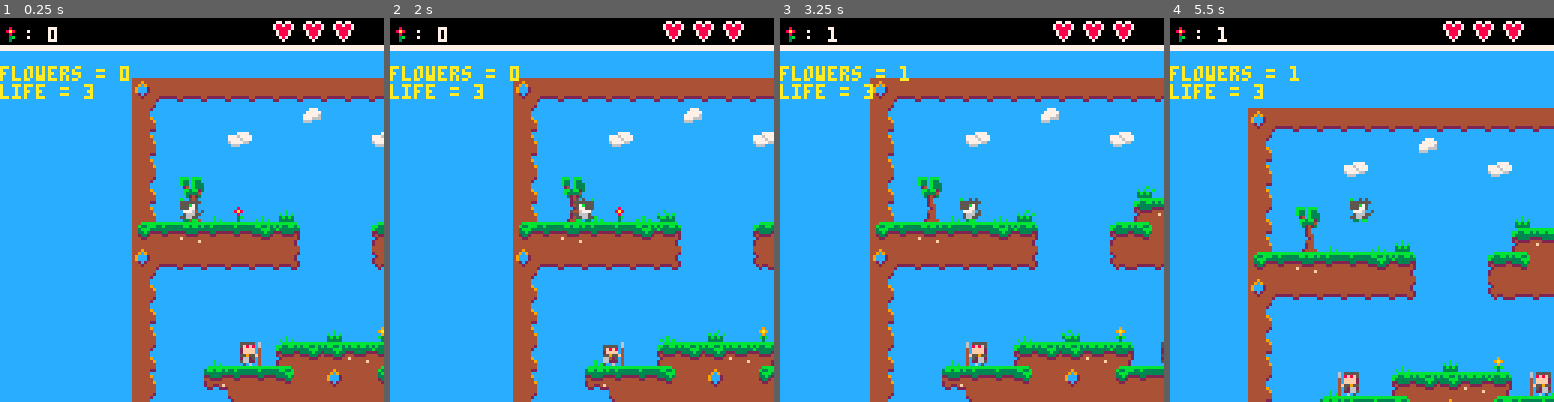
Above: before the commit, frames 1-4 (left to right).
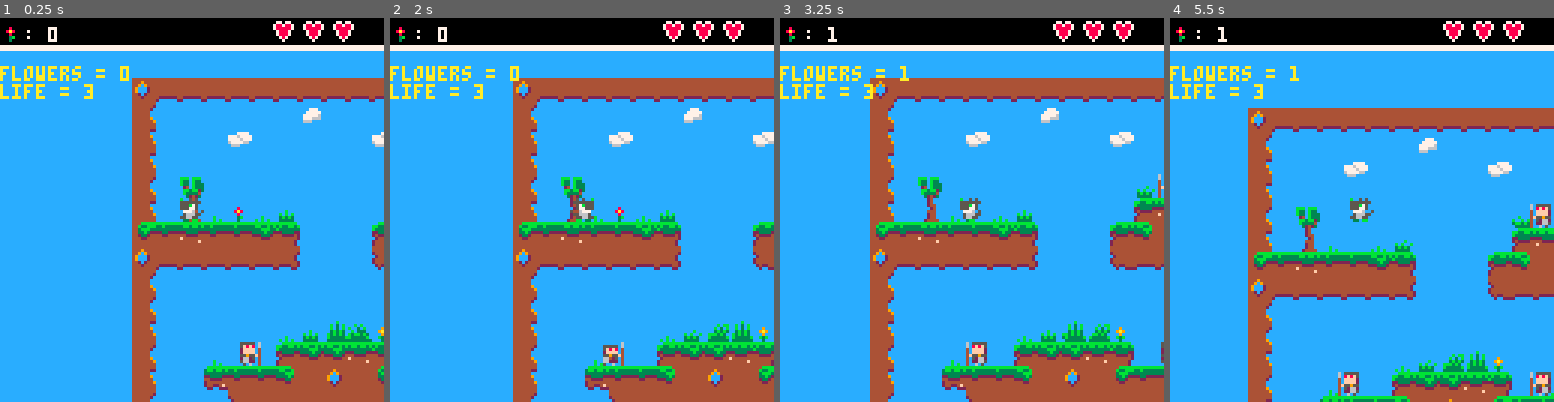
Above: after the commit, the same moments.

Repository: Achie72/dragon_demo_platformer
Game: PICO-8 cartridge dragondemo.p8
The game is run twice, just before and just after one commit, with the same random seed, the same clock (stepped at 60 frames per second) and the same inputs.
Inputs:
- Up to frame 1 (0.25 s): no input
- Up to frame 2 (2 s): tap X (X key) at 0.33, 1.07, 1.85 s; tap O (Z key) at 0.7, 1.7 s; hold Right from 1.6 s (still down)
- Up to frame 3 (3.25 s): release Right at 2.1 s; tap O (Z key) at 2.1, 2.5, 2.9 s; hold Up 2.15-2.42 s; hold Right 2.47-3.03 s; tap X (X key) at 2.97 s; hold Left from 3.08 s (still down)
- Up to frame 4 (5.5 s): tap O (Z key) every 0.4 s from 3.3 to 5.3 s; release Left at 3.58 s; hold Right 4.02-4.68 s; tap X (X key) at 4.08, 5.2 s; hold Up 4.73-5.03 s; hold Left from 5.08 s (still down)

The runs differ from the first frame. In frame 1, 0.4% of the frame differs, in the area x 78-97%, y 78-85%; in frame 2, 0.4%; in frame 3, 0.5%; in frame 4, 0.8%, in the area x 60-100%, y 48-93%.

Commit message:
Added OOP like constructors for object
Fixes: #21

Diff:
--- a/dragondemo.p8
+++ b/dragondemo.p8
@@ -161,9 +161,60 @@
 	add(enemies,spearman_3)
 	add(enemies,spearman_4)
 
-
-
-end
+	create_enemy(96,32,0)
+	create_enemy(96,32,1)
+	create_grass(64,80)
+	create_grass(56,80)
+	create_grass(72,80)
+
+	--create_enemy(82,32,1)
+end
+
+function create_enemy(x,y,type)
+	if type == 0 then
+		local enemy = {
+			x = x,
+			y = y,
+			ay = 0,
+			defspeed = 1,
+			speed = 1,
+			spr = 12,
+			ay = 0,
+			hitspr = 28,
+			type = type,
+			animspeed = 6
+		}
+		add(enemies,enemy)
+	elseif type == 1 then
+		local enemy = {
+			x = x,
+			y = y,
+			ay = 0,
+			defspeed = 1,
+			speed = 0.5,
+			spr = 14,
+			ay = 0,
+			hitspr = 28,
+			type = type,
+			animspeed = 6
+		}
+		add(enemies,enemy)
+	end
+end
+
+function create_grass(x,y)
+	rng = rnd(2) + 1
+	sprite = 64
+	if (rng < 2 ) sprite = 80
+
+	local grass = {
+		x = x,
+		y = y,
+		spr = sprite
+	}
+	add(tall_grasses,grass)
+end
+
 
 function check_princess(x,y,w,h)
 	enough=false
@@ -598,8 +649,8 @@
 				animate(grass,grass.spr,4,flr(rnd(6)) + 1,false)
 			end
 		else
-			print("you won!",player.x-20, player.y + 20,12)
-			print("press '\142' to restart",player.x-40, player.y + 28,12)
+			print("you won!",player.x-20, player.y + 20,1)
+			print("press '\142' to restart",player.x-40, player.y + 28,1)
 			if(btn(4)) _init()
 		end
 	else
@@ -705,13 +756,13 @@
 03b3b3003bb3b30003b3b30003b3b300000000006665666566656665666566650000000000000000000000000000000000000000000000000000000000000000
 03333300033333000333330003333300000000006dd56dd56dd56dd56dd56dd50000000000000000000000000000000000000000000000000000000000000000
 00000000000000000000000000000000000000006665666566656665666566650000000000000000000000000000000000000000000000000000000000000000
-000000000000000000000000000000000000000055555557755555556dd56dd50000000000000000000000000000000000000000000000000000000000000000
-00000000000000000000000000000000000000006656677241166665555555550000000000000000000000000000000000000000000000000000000000000000
-00000000000000000000000000000000000000006d5776424641ddd5656665660000000000000000000000000000000000000000000000000000000000000000
-00000000000000000000000000000000000000006d744d424d441dd5d56dd56d0000000000000000000000000000000000000000000000000000000000000000
-00000000000000000000000000000000000000005574464246441555555555550000000000000000000000000000000000000000000000000000000000000000
-000000000000000000000000000000000000000067444d424d444165666566650000000000000000000000000000000000000000000000000000000000000000
-000000000000000000000000000000000000000067444642464441656dd56dd50000000000000000000000000000000000000000000000000000000000000000
+0000b000000000000000b000000000000000000055555557755555556dd56dd50000000000000000000000000000000000000000000000000000000000000000
+00b030b000b0b00000b030b00000b0bb000000006656677241166665555555550000000000000000000000000000000000000000000000000000000000000000
+00b030b0b0030b0000b030b0000b030b000000006d5776424641ddd5656665660000000000000000000000000000000000000000000000000000000000000000
+003b3b300b033300003b3b300003b3b3000000006d744d424d441dd5d56dd56d0000000000000000000000000000000000000000000000000000000000000000
+0b3b3b30b3bb3b300b3b3b3000bb3b30000000005574464246441555555555550000000000000000000000000000000000000000000000000000000000000000
+0b33333bb33333b00b33333b0b33333b0000000067444d424d444165666566650000000000000000000000000000000000000000000000000000000000000000
+033333333333333303333333033333330000000067444642464441656dd56dd50000000000000000000000000000000000000000000000000000000000000000
 0000000000000000000000000000000000000000d7444d424d9441d5ddd1ddd10000000000000000000000000000000000000000000000000000000000000000
 00000000000000000000000000000000000000005744464249494155d551d5510000000000000000000000000000000000000000000000000000000000000000
 000000000000000000000000000000000000000067444d424d944165111111110000000000000000000000000000000000000000000000000000000000000000
@@ -738,16 +789,16 @@
 1800000000000000000000000000000000001708000000000000320015000000000000000017360005150000000017080000000000000000000000000000000000000000000000000000000000000000000000000000000000000000000000000000000000000000000000000000000000000000000000000000000000000000
 0800220000000000000000000000000000001708000000002137262426380015000000000034233333332900000017080000000000000000000000000000000000000000000000000000000000000000000000000000000000000000000000000000000000000000000000000000000000000000000000000000000000000000
 1800321520140000000000372438000030001708000000372426273a28262624380000000000000000001600000017080000000000000000000000000000000000000000000000000000000000000000000000000000000000000000000000000000000000000000000000000000000000000000000000000000000000000000
-2825242525263800000037273a28252524252708000037273535353535353535360000000000220000000000211417080000000000000000000000000000000000000000000000000000000000000000000000000000000000000000000000000000000000000000000000000000000000000000000000000000000000000000
+2825242525263800000037273a2825252425270800003727353535353535353536000000000022007e000000211417080000000000000000000000000000000000000000000000000000000000000000000000000000000000000000000000000000000000000000000000000000000000000000000000000000000000000000
 3935353535353600000034353535353535353908212017180000000000000000000000000014320000000023333327080000000000000000000000000000000000000000000000000000000000000000000000000000000000000000000000000000000000000000000000000000000000000000000000000000000000000000
-0800000000000000000000000000000000001728252527360000000000000015312013003724242638000014213017080000000000000000000000000000000000000000000000000000000000000000000000000000000000000000000000000000000000000000000000000000000000000000000000000000000000000000
+080000000000000000000000000000000000172825252736007f000000000015312013003724242638000014213017080000000000000000000000000000000000000000000000000000000000000000000000000000000000000000000000000000000000000000000000000000000000000000000000000000000000000000
 08000000000000000000000000000000002017393a3a1800000000000023333325262526273a3a3a28252425262427080000000000000000000000000000000000000000000000000000000000000000000000000000000000000000000000000000000000000000000000000000000000000000000000000000000000000000
 180000000000140000003000000000000023273a3a3918000000000000001600173935353535353535353535353535360000000000000000000000000000000000000000000000000000000000000000000000000000000000000000000000000000000000000000000000000000000000000000000000000000000000000000
 080000150000372626243800151413000000173a3a3a18001500000000000000171800000000000000000000000000000000000000000000000000000000000000000000000000000000000000000000000000000000000000000000000000000000000000000000000000000000000000000000000000000000000000000000
 180000232525273a393a282525252900000017393a3928333329000000000000171800000000000000000000000000000000000000000000000000000000000000000000000000000000000000000000000000000000000000000000000000000000000000000000000000000000000000000000000000000000000000000000
 0800000034353535353535353536000000003435353536000016000000131420170800000000000000000000000000000000000000000000000000000000000000000000000000000000000000000000000000000000000000000000000000000000000000000000000000000000000000000000000000000000000000000000
 183d000000000000000030001300000000001600000000000000000000233333270800000000000000000000000000000000000000000000000000000000000000000000000000000000000000000000000000000000000000000000000000000000000000000000000000000000000000000000000000000000000000000000
-2829000000000000002333332900000022000000000000000000220000000000171800000000000000000000000000000000000000000000000000000000000000000000000000000000000000000000000000000000000000000000000000000000000000000000000000000000000000000000000000000000000000000000
+28290000000000000023333329000000220000007f0000000000220000000000171800000000000000000000000000000000000000000000000000000000000000000000000000000000000000000000000000000000000000000000000000000000000000000000000000000000000000000000000000000000000000000000
 0821201513001500000016000000140032150000000014153d15320000000000170800000000000000000000000000000000000000000000000000000000000000000000000000000000000000000000000000000000000000000000000000000000000000000000000000000000000000000000000000000000000000000000
 2825262524262538000000311537252626262900000023333333332900000000170800000000000000000000000000000000000000000000000000000000000000000000000000000000000000000000000000000000000000000000000000000000000000000000000000000000000000000000000000000000000000000000
 3a393a3a3a3a3a28252625262525273a3a180013150020160031003000141500171800000000000000000000000000000000000000000000000000000000000000000000000000000000000000000000000000000000000000000000000000000000000000000000000000000000000000000000000000000000000000000000
Not shown, changed: README.md
Not shown, changed: docs/index.html
Not shown, changed: docs/index.js
